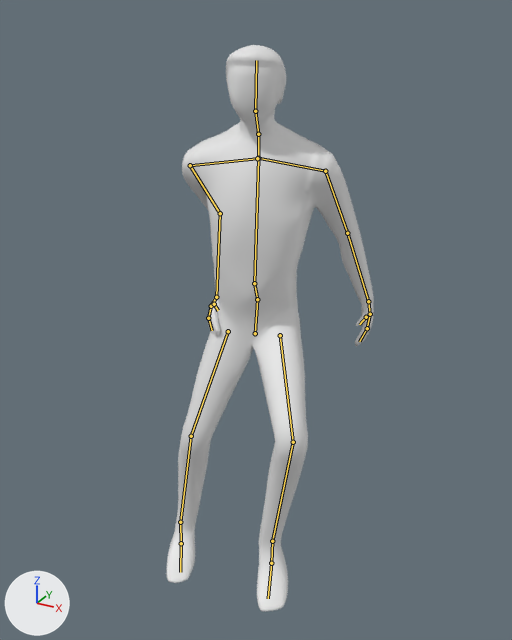
Two versions of the Blender file RIG1PLAY(blend)/RIG1PLAY(turnaroundRIGHT).blend, one commit apart.
Before and after are seen from a camera (50 mm lens) standing at (9.01, -20.24, 8.15) and looking at (-0.45, -3.04, -0.45). Arrows for +X, +Y and +Z are at lower left; the lights stay in place. Both versions are drawn at frame 43 of the action 'ArmatureAction.002'; the numbers are the values there. The bones that bend it are drawn over the model as lines.
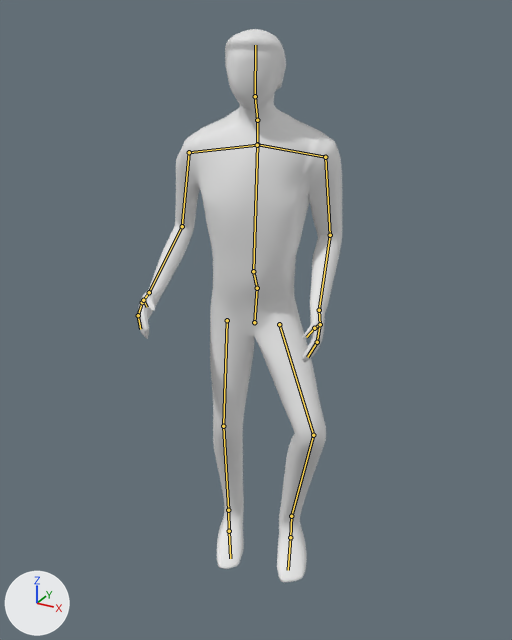
Pixel boxes [x1, y1, x2, y2] of what changed, in the pictures (512 x 640 px):
'Icosphere.001', posed: before [167, 45, 374, 611]; after [138, 29, 343, 582]
bone 'Hip', root to tip: before (255, 333) to (257, 299); after (254, 322) to (257, 288)

Patch to the scene script:
```diff
--- a/RIG1PLAY(blend)/RIG1PLAY(turnaroundRIGHT).blend.py
+++ b/RIG1PLAY(blend)/RIG1PLAY(turnaroundRIGHT).blend.py
@@ bone_main_controller @@
 bone_main_controller = bpy.data.objects['Armature'].pose.bones['Main Controller']
-bone_main_controller.location = (0.0, 2.18, 0.0)
+bone_main_controller.location = (0.0, 0.83, 0.0)
@@ bone_hip @@
 bone_hip = bpy.data.objects['Armature'].pose.bones['Hip']  # child of 'Main Controller'
-bone_hip.location = (2.69, -1.69, 1.06)
+bone_hip.location = (4.07, -1.81, 1.48)
@@ bone_arm_ik_l @@
 bone_arm_ik_l = bpy.data.objects['Armature'].pose.bones['Arm IK L']  # child of 'Main Controller'
-bone_arm_ik_l.location = (0.87, 0.2, 0.11)
+bone_arm_ik_l.location = (5.72, -0.63, -1.32)
@@ bone_elbow_ik_l @@
 bone_elbow_ik_l = bpy.data.objects['Armature'].pose.bones['Elbow IK L']  # child of 'Main Controller'
-bone_elbow_ik_l.location = (0.25, 0.71, 1.58)
+bone_elbow_ik_l.location = (0.38, 0.52, 2.48)
@@ bone_arm_ik_r @@
 bone_arm_ik_r = bpy.data.objects['Armature'].pose.bones['Arm IK R']  # child of 'Main Controller'
-bone_arm_ik_r.location = (-2.39, -0.02, 0.25)
+bone_arm_ik_r.location = (-5.81, -0.19, 2.22)
@@ bone_leg_ik_r @@
 bone_leg_ik_r = bpy.data.objects['Armature'].pose.bones['Leg IK R']  # child of 'Main Controller'
-bone_leg_ik_r.location = (3.4, 1.89, -3.13)
+bone_leg_ik_r.location = (3.78, 2.04, -2.08)
@@ bone_elbow_ik_r @@
 bone_elbow_ik_r = bpy.data.objects['Armature'].pose.bones['Elbow IK R']  # child of 'Main Controller'
-bone_elbow_ik_r.location = (-0.09, -0.19, 1.25)
+bone_elbow_ik_r.location = (-0.08, 0.14, 3.39)
@@ bone_knee_ik_r @@
 bone_knee_ik_r = bpy.data.objects['Armature'].pose.bones['Knee IK R']  # child of 'Main Controller'
-bone_knee_ik_r.location = (-0.25, 2.29, -1.42)
+bone_knee_ik_r.location = (-0.23, 2.32, -0.96)
```
